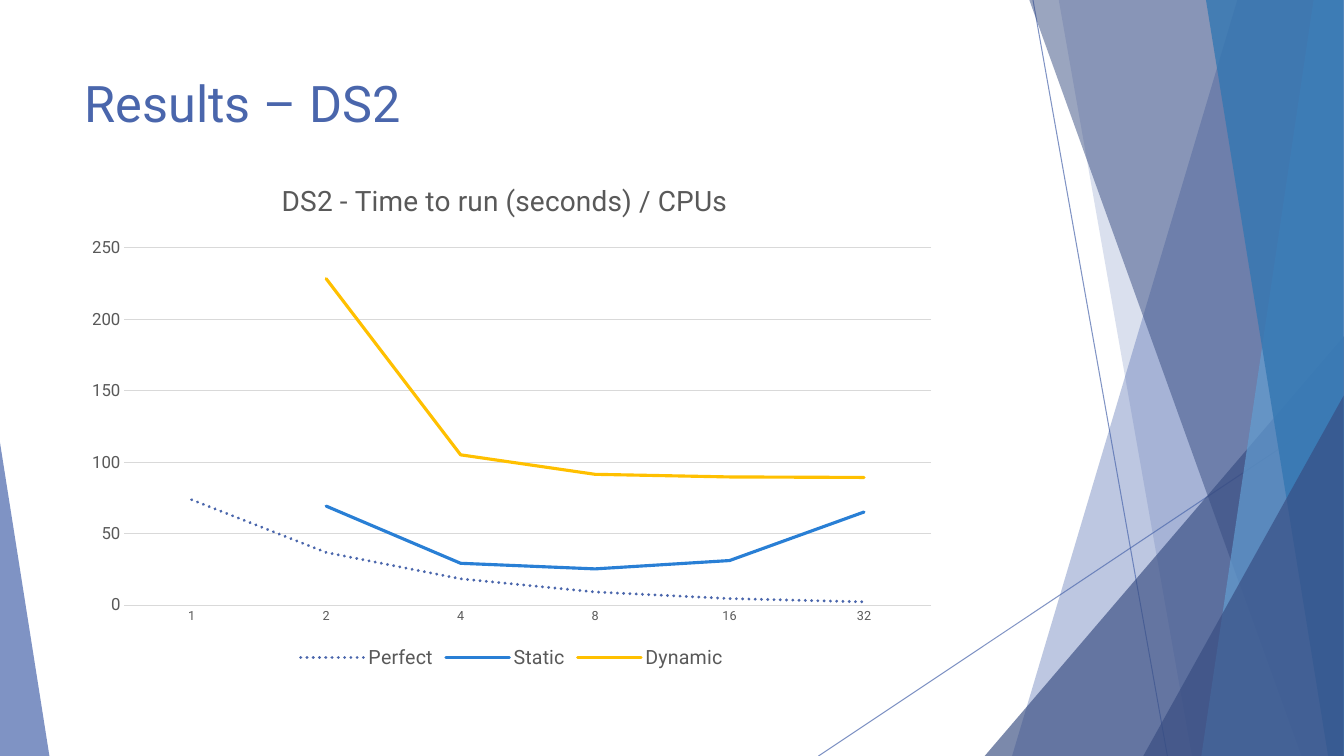
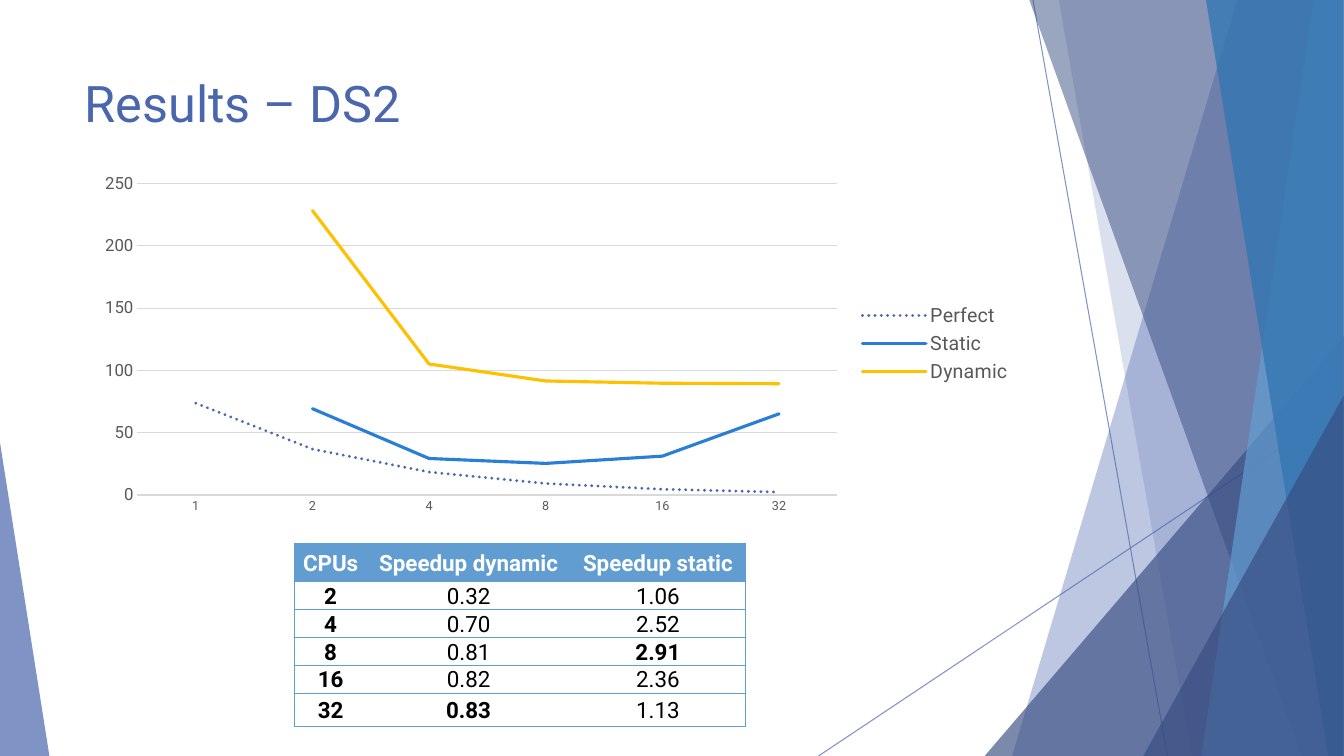
Before and after one commit to ParallelProgramming/Term-Project, a slide deck: slide 11 of Parallel Data Mining.pptx. Drawn at 1344x756 pixels with LibreOffice and Linux fonts; fonts in the diff are those of the drawing. Boxes give left, top, right and bottom in pixels: in the first picture for what was removed or moved away, otherwise in the second. Text is boxed around its words. In the diff, an @@ line names an element or a change of style, - is before the commit and + after.

```diff
--- a/Parallel Data Mining.pptx
+++ b/Parallel Data Mining.pptx
@@ line chart at [87,166,1022,520] @@
@@ title "DS2 - Time to run (seconds) / CPUs   " removed @@
@@ legend changed @@
@@ line chart: place and size @@
-line chart at [75,161,949,674]
+line chart at [87,166,1022,520]
@@ table added at [294,543,745,731], 6 rows, 3 columns @@
+CPUs | Speedup dynamic | Speedup static
+2 | 0.32 | 1.06
+4 | 0.70 | 2.52
+8 | 0.81 | 2.91
+16 | 0.82 | 2.36
+32 | 0.83 | 1.13
```
Also in this commit, not shown: 1 other slide changed.
